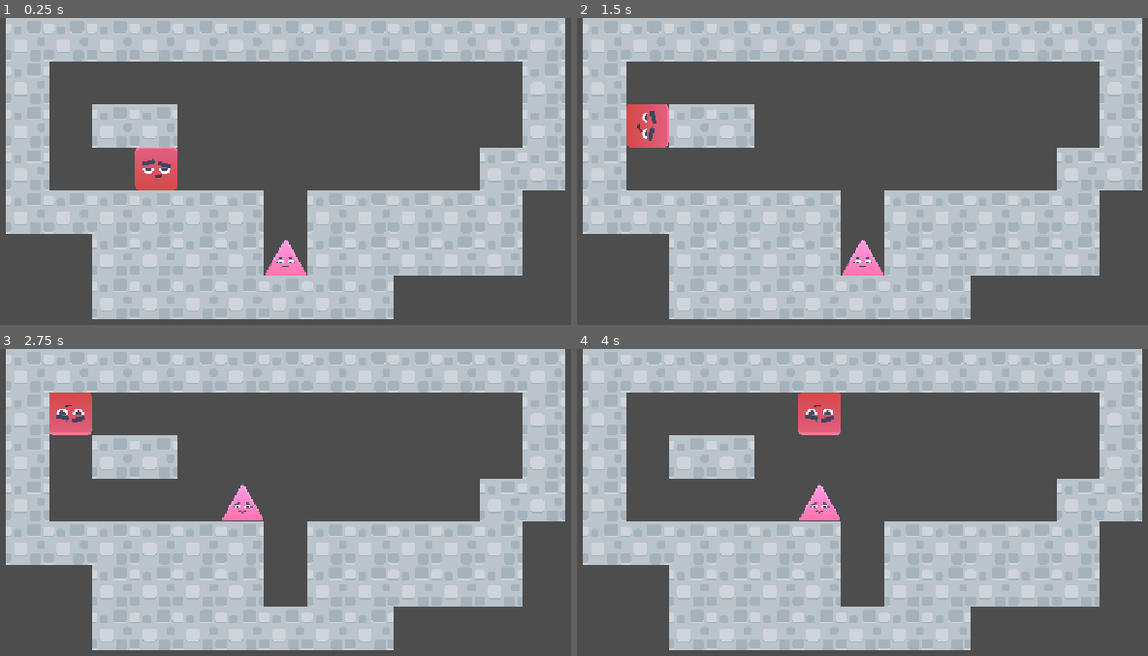
Above: before the commit, frames 1-4 (two rows, left to right).
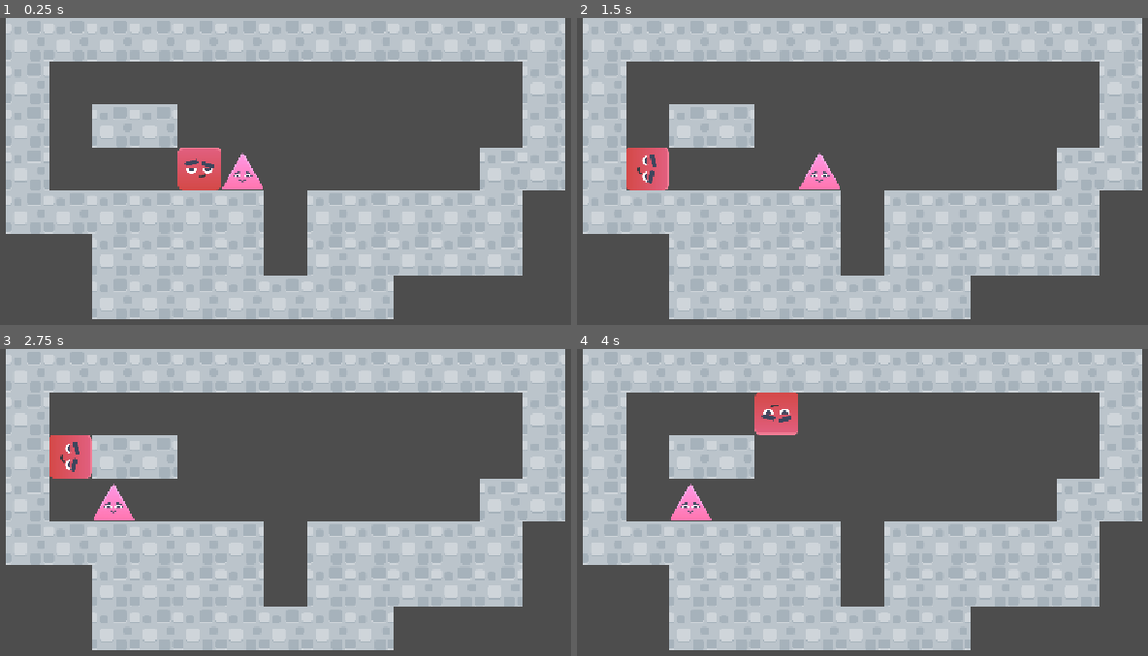
Above: after the commit, the same moments.

Repository: pklito/juniper-jam
Game: Godot game, scene res://scenes/level1.tscn
Same seed, same stepped clock (60 frames per second), same inputs: the game is played once before the commit and once after it.
Inputs (mouse positions are in pixels of both pictures, inside the frame that each line leads up to):
- Up to frame 1 (0.25 s): no input
- Up to frame 2 (1.5 s): tap Enter at 0.5 s; move the mouse to (1056, 214) at 0.52 s; click (1056, 214) at 0.67 s; move the mouse to (731, 257) at 1.27 s; click (731, 257) at 1.42 s
- Up to frame 3 (2.75 s): tap Space at 2 s; move the mouse to (382, 471) at 2.02 s; click (382, 471) at 2.17 s
- Up to frame 4 (4 s): move the mouse to (845, 652) at 2.77 s; click (845, 652) at 2.92 s; move the mouse to (1119, 631) at 3.52 s; click (1119, 631) at 3.67 s

The runs differ from the first frame. In frame 1, 2.8% of the frame differs, in the area x 23-54%, y 42-84%; in frame 2, 2.8%, in the area x 8-54%, y 28-84%; in frame 3, 2.8%; in frame 4, 2.8%.

Commit message:
Fix square walking on triangle

Diff:
--- a/scripts/game.gd
+++ b/scripts/game.gd
@@ -62,7 +62,7 @@
 		return false
 
 	func _rotate_to_wall(_move_vec : Vector2i) -> bool:
-		if not _pos_open(pos + _move_vec):
+		if _pos_solid_tile(pos + _move_vec):
 			ground_dir = Utils.vec2_to_dir(_move_vec)
 			return true
 		return false
@@ -115,8 +115,8 @@
 	_tc = TileSetConfig.new(tile_size, Vector2i(canvas_width, canvas_height), target_tiles_wide)
 	tiles.scale = _tc.pixel_scale * Vector2(1,1)
 
-	square = PlayerSquare.new(_tc, tiles, player_sq_node, Vector2i(5,3), 0)
-	triangle = PlayerTriangle.new(_tc, tiles, player_tri_node, Vector2i(8,5), 0)
+	square = PlayerSquare.new(_tc, tiles, player_sq_node, Vector2i(6,3), 0)
+	triangle = PlayerTriangle.new(_tc, tiles, player_tri_node, Vector2i(7,3), 0)
 	square.link(triangle)
 
 	square.update_graphics()
